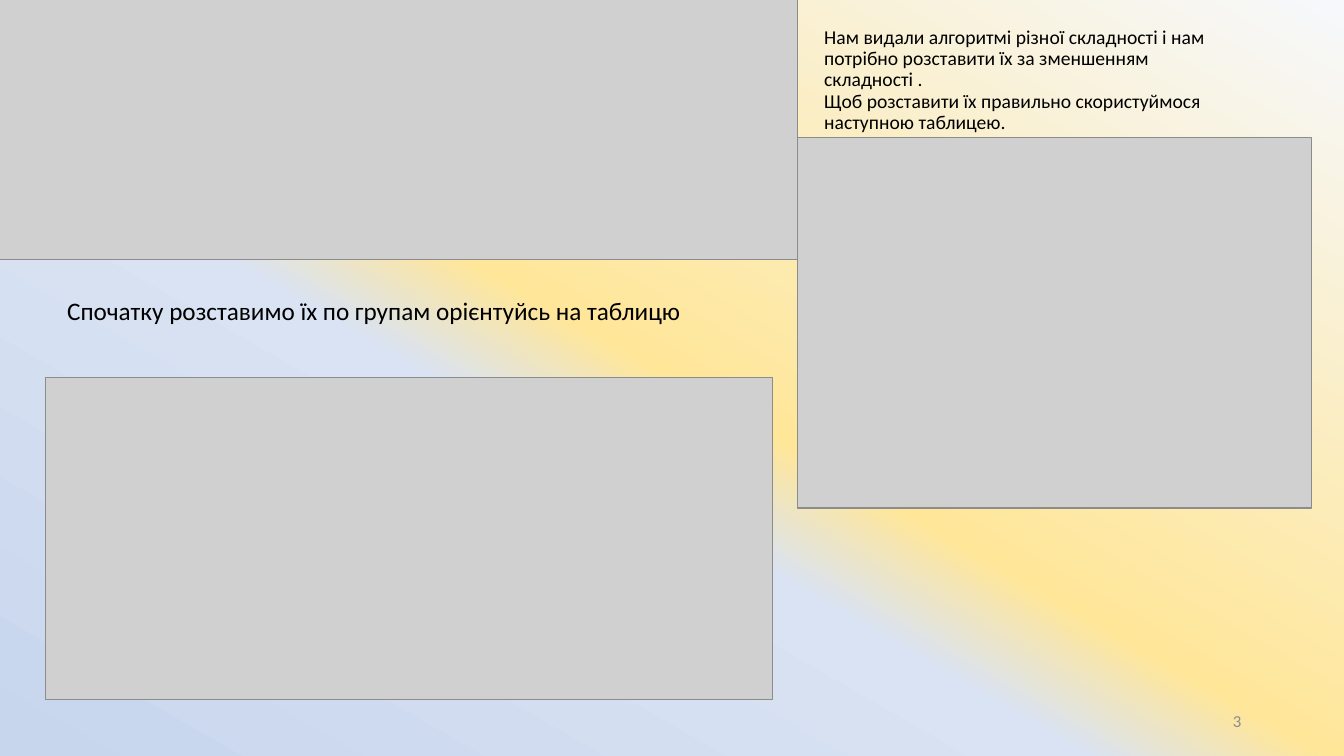
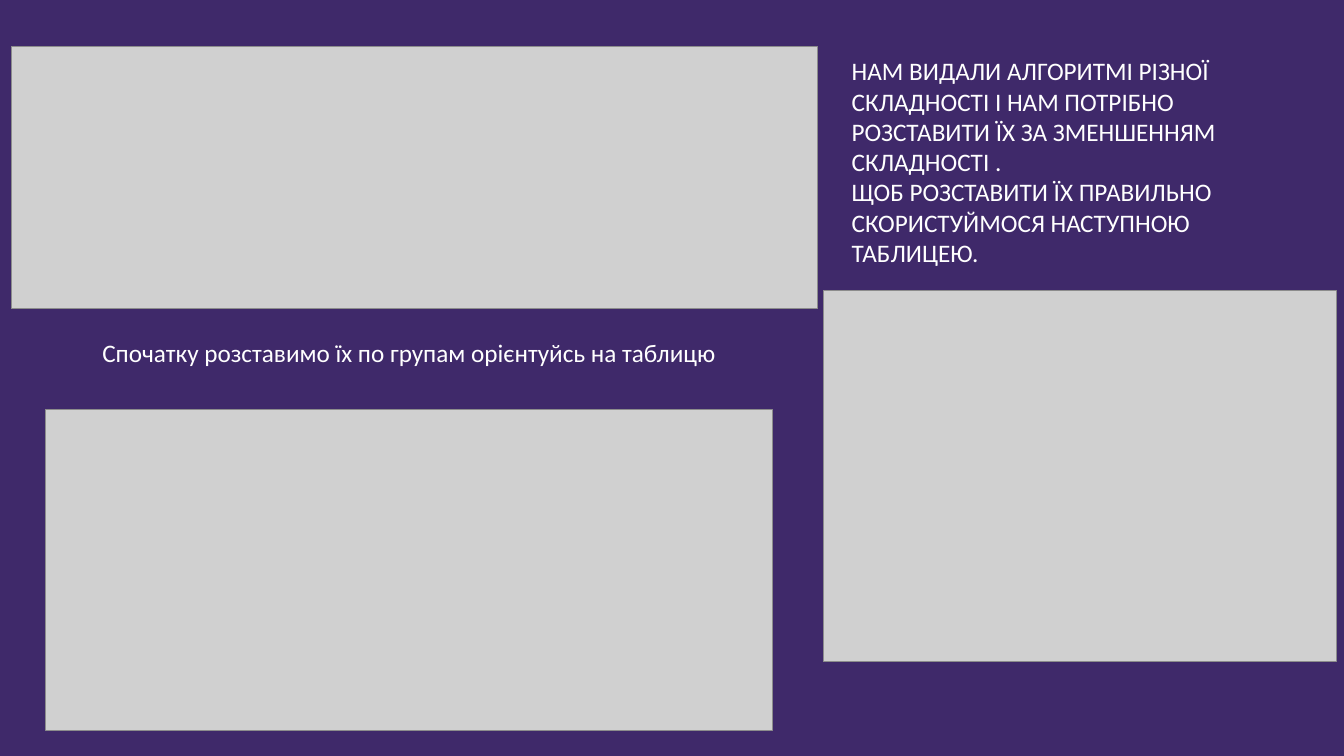
Before and after one commit to ArtemKlym/git_presentation, a slide deck: slide 7 of Git_1 part.pptx (slide 3 before the commit). Drawn at 1344x756 pixels with LibreOffice and Linux fonts; fonts in the diff are those of the drawing; grey boxes stand for pictures; background and template pictures are left out. Boxes give left, top, right and bottom in pixels: in the first picture for what was removed or moved away, otherwise in the second. Text is boxed around its words. In the diff, an @@ line names an element or a change of style, - is before the commit and + after.

```diff
--- a/Git_1 part.pptx
+++ b/Git_1 part.pptx
@@ background gradient #F6F8FC to #FFE699 to #DAE3F3 to #C7D5ED to picture (left out) @@
@@ picture: place and size @@
-picture at bbox=[0, 0, 799, 260]
+picture at bbox=[11, 46, 818, 309]
@@ title at bbox=[852, 60, 1215, 266]: text changed; size 14 to 18 pt; text colour #000000 to #FFFFFF @@
-Нам видали алгоритмі різної складності і нам потрібно розставити їх за зменшенням складності .
-Щоб розставити їх правильно скористуймося наступною таблицею.
+НАМ ВИДАЛИ АЛГОРИТМІ РІЗНОЇ СКЛАДНОСТІ І НАМ ПОТРІБНО РОЗСТАВИТИ ЇХ ЗА ЗМЕНШЕННЯМ СКЛАДНОСТІ .
+ЩОБ РОЗСТАВИТИ ЇХ ПРАВИЛЬНО СКОРИСТУЙМОСЯ НАСТУПНОЮ ТАБЛИЦЕЮ.
@@ picture: place and size @@
-picture at bbox=[798, 137, 1311, 508]
+picture at bbox=[824, 290, 1337, 661]
@@ text "Спочатку розставимо їх по групам ...": place and size @@
-text "Спочатку розставимо їх по групам ..." at bbox=[67, 302, 680, 324]
+text "Спочатку розставимо їх по групам ..." at bbox=[102, 344, 715, 366]
@@ text "Спочатку розставимо їх по групам ..." at bbox=[102, 344, 715, 366]: text colour #000000 to #FFFFFF @@
@@ picture: place and size @@
-picture at bbox=[45, 378, 772, 700]
+picture at bbox=[45, 409, 772, 731]
@@ page number removed at bbox=[1233, 716, 1241, 727] @@
-3
```
Also in this commit, not shown: 6 other slides changed, 4 slides added.
